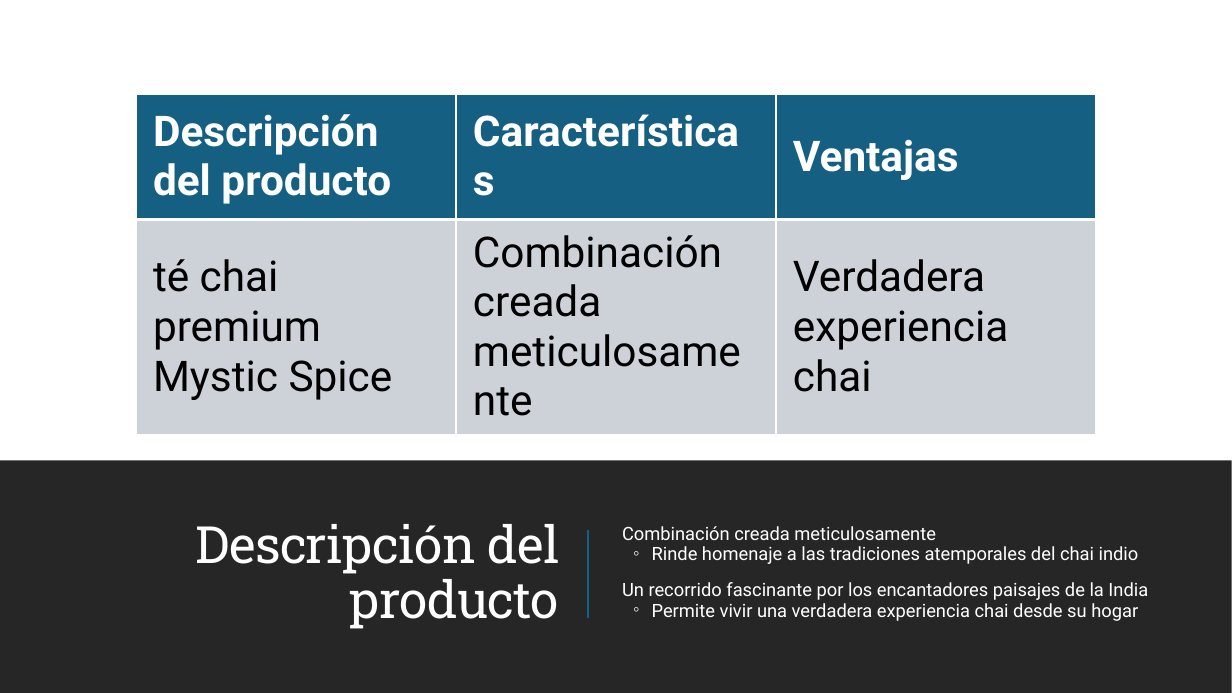
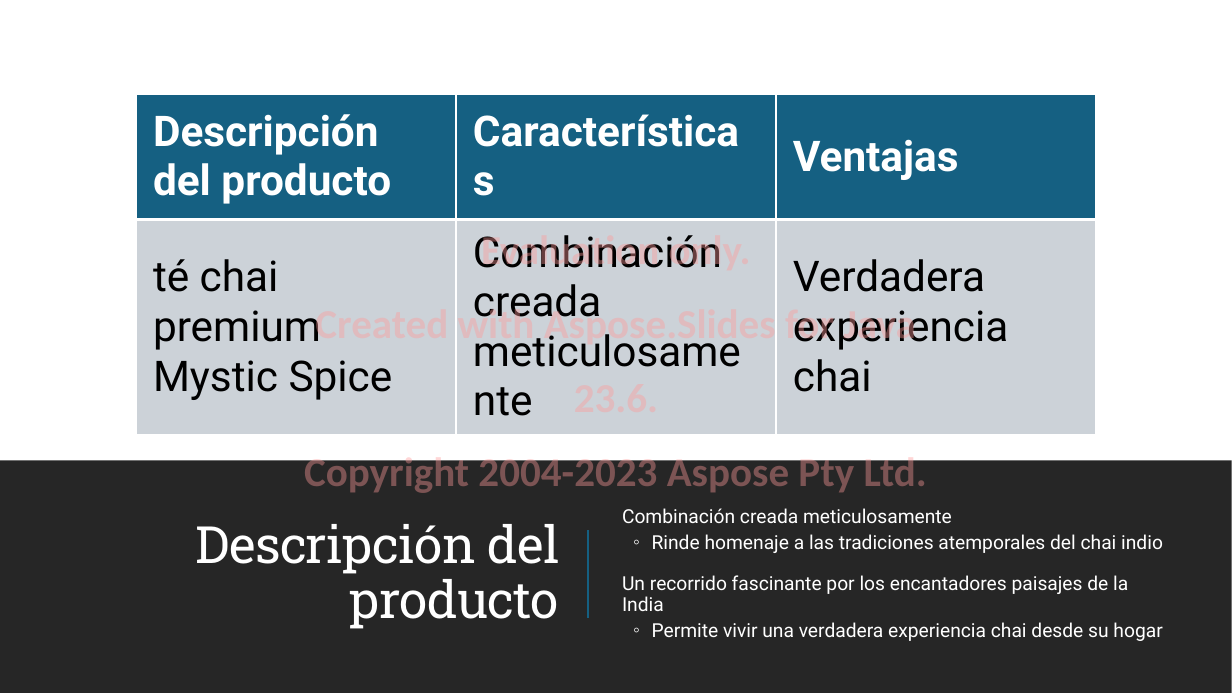
Before and after one commit to MicrosoftLearning/MS-4004-Empower-workforce-copilot-use-cases.es-es, a slide deck: slide 4 of ResourceFiles/Mystic Spice Premium Chai Market Analysis Presentation.pptx. Drawn at 1232x693 pixels with LibreOffice and Linux fonts; fonts in the diff are those of the drawing. Boxes give left, top, right and bottom in pixels: in the first picture for what was removed or moved away, otherwise in the second. Text is boxed around its words. In the diff, an @@ line names an element or a change of style, - is before the commit and + after.

```diff
--- a/ResourceFiles/Mystic Spice Premium Chai Market Analysis Presentation.pptx
+++ b/ResourceFiles/Mystic Spice Premium Chai Market Analysis Presentation.pptx
@@ table: place and size @@
-table at [136,94,1095,484]
+table at [136,94,1095,440]
@@ text added at [304,235,927,493], 32 pt, text #FF9999 at 40% opacity, bold @@
+Evaluation only.
+Created with Aspose.Slides for Java 23.6.
+Copyright 2004-2023 Aspose Pty Ltd.
@@ text "Combinación creada meticulosamente" at [622,508,1163,641]: size 14.2 to 15 pt; line spacing 0.7 to 0.9 @@
```
Also in this commit, not shown: 13 other slides changed, 28 other files.
